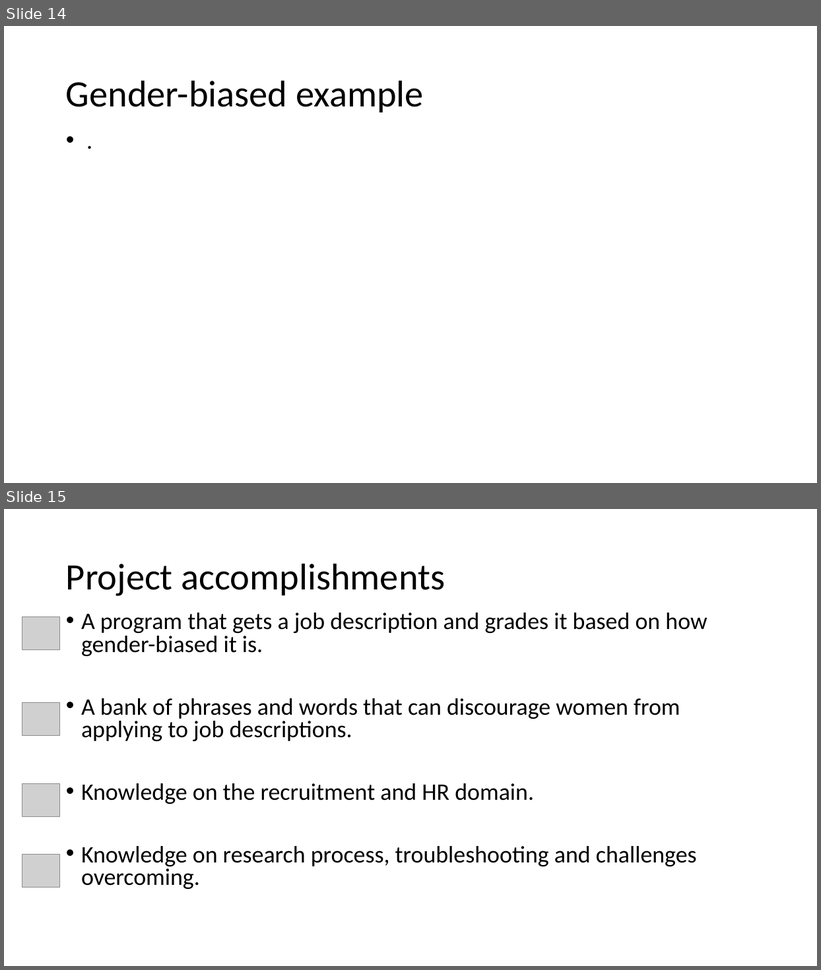
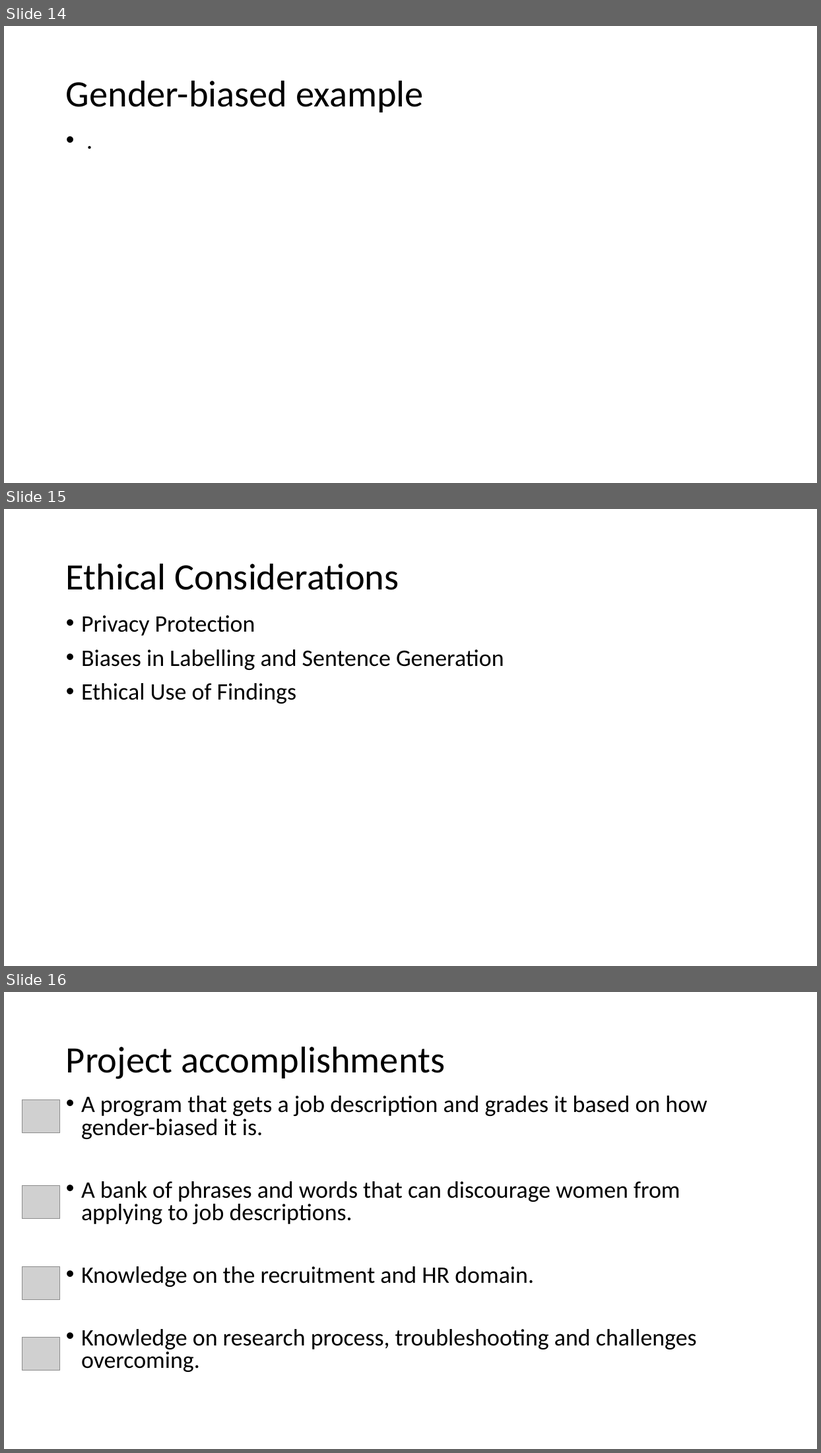
Before and after one commit to lironcohen8/Gender_Bias_in_Job_Descriptions, a slide deck: final presentation/Final presentation Team 5.pptx. Shown one above the other, each under a label of ours: slides 14 and 15 before the commit, slides 14, 15 and 16 after it. The pictures are 821x970 and 821x1453 pixels, drawn with LibreOffice and Linux fonts; fonts in the diff are those of the drawing; grey boxes stand for pictures; background and template pictures are left out. Boxes give left, top, right and bottom in pixels: in the first picture for what was removed or moved away, otherwise in the second. Text is boxed around its words. In the diff, an @@ line names an element or a change of style, - is before the commit and + after.

Commit message:
Ethical Considerations

```diff
--- a/final presentation/Final presentation Team 5.pptx
+++ b/final presentation/Final presentation Team 5.pptx
@@ slide 15 added at bbox=[4, 509, 817, 966], background picture (left out) @@
@@ title added at bbox=[66, 563, 399, 590], 44 pt, text #000000 @@
+Ethical Considerations
@@ text added at bbox=[81, 615, 504, 704], 28 pt, text #000000 @@
+• Privacy Protection
+• Biases in Labelling and Sentence Generation
+• Ethical Use of Findings
@@ what was slide 15 is now slide 16 @@
```
